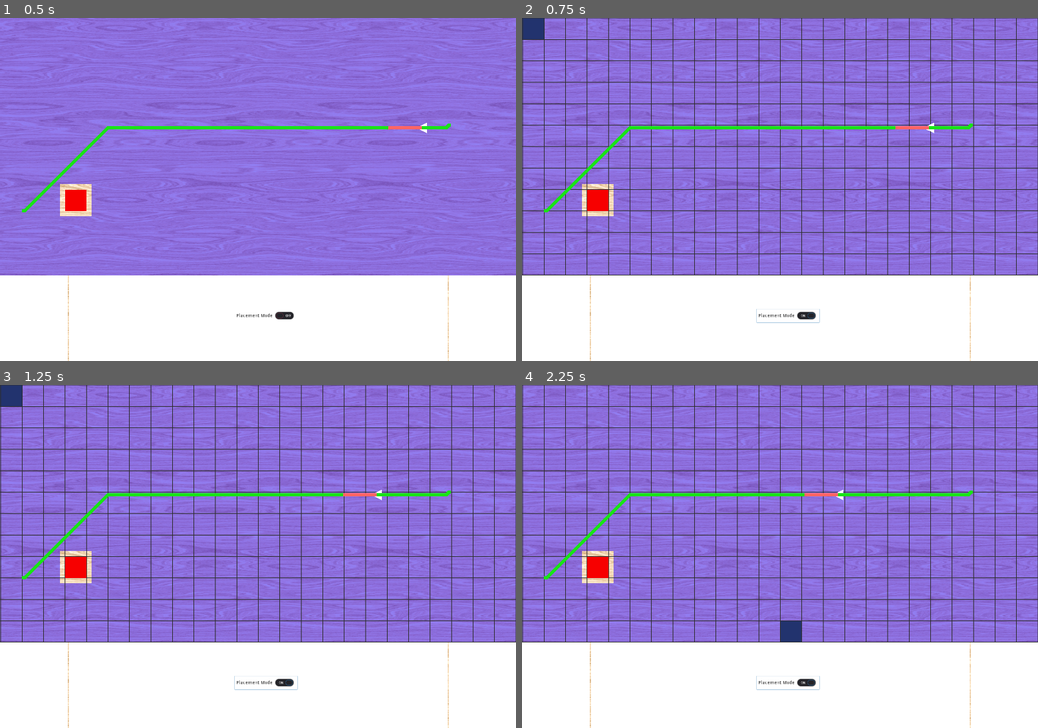
Above: before the commit, frames 1-4 (two rows, left to right).
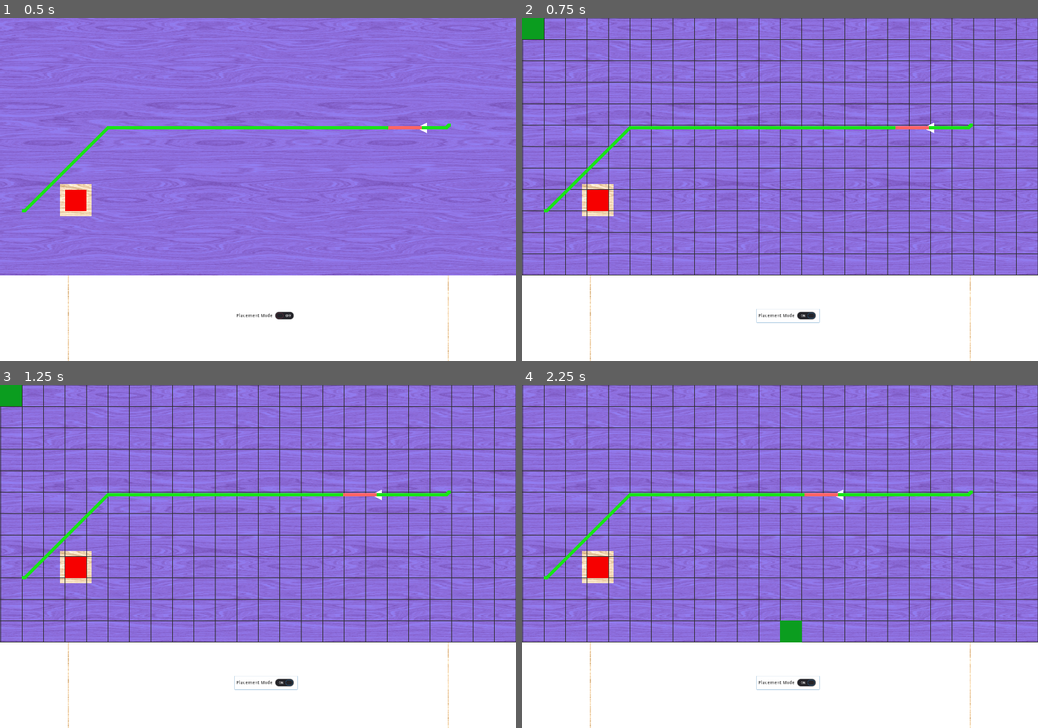
Above: after the commit, the same moments.

Repository: CSMA-Technology/chelydra
Game: Godot game, scene res://levels/TemplateLevel.tscn
Two runs of this game, one before a commit and one after it. Both use one fixed random seed, a clock stepped at 60 frames per second and the inputs below. This scene is started directly instead of the project's main scene.
Inputs:
- Up to frame 1 (0.5 s): no input
- Up to frame 2 (0.75 s): click "Placement Mode" at 0.5 s
- Up to frame 3 (1.25 s): no input
- Up to frame 4 (2.25 s): click "Placement Mode" at 1.25 s; click "Placement Mode" at 2 s

Frame 1 is identical in both runs. In frame 2, 0.3% of the frame differs, in the area x 0-5%, y 0-7%; in frame 3, 0.3%; in frame 4, 0.3%, in the area x 50-55%, y 68-76%.

Commit message:
feat(enemy-spawns): added enemy spawns

Diff:
--- /dev/null
+++ b/Enemies/EnemySpawns.tscn
@@ -0,0 +1,44 @@
+[gd_scene load_steps=5 format=2]
+
+[ext_resource path="res://levels/EnemySpawns.gd" type="Script" id=1]
+[ext_resource path="res://assets/GFX/grid/red-outline.png" type="Texture" id=2]
+
+[sub_resource type="ConvexPolygonShape2D" id=2]
+points = PoolVector2Array( 0, 0, 64, 0, 64, 64, 0, 64 )
+
+[sub_resource type="TileSet" id=1]
+0/name = "enemy-spawn1"
+0/texture = ExtResource( 2 )
+0/tex_offset = Vector2( 0, 0 )
+0/modulate = Color( 1, 1, 1, 1 )
+0/region = Rect2( 0, 0, 64, 64 )
+0/tile_mode = 0
+0/occluder_offset = Vector2( 0, 0 )
+0/navigation_offset = Vector2( 0, 0 )
+0/shape_offset = Vector2( 0, 0 )
+0/shape_transform = Transform2D( 1, 0, 0, 1, 0, 0 )
+0/shape = SubResource( 2 )
+0/shape_one_way = false
+0/shape_one_way_margin = 1.0
+0/shapes = [ {
+"autotile_coord": Vector2( 0, 0 ),
+"one_way": false,
+"one_way_margin": 1.0,
+"shape": SubResource( 2 ),
+"shape_transform": Transform2D( 1, 0, 0, 1, 0, 0 )
+} ]
+0/z_index = 0
+
+[node name="EnemySpawns" type="TileMap"]
+z_index = 1
+tile_set = SubResource( 1 )
+collision_layer = 4
+collision_mask = 0
+format = 1
+tile_data = PoolIntArray( 131095, 0, 0, 196631, 0, 0, 262167, 0, 0, 327703, 0, 0, 393239, 0, 0, 458775, 0, 0, 524311, 0, 0, 589847, 0, 0 )
+script = ExtResource( 1 )
+
+[node name="SpawnTimer" type="Timer" parent="."]
+one_shot = true
+
+[connection signal="timeout" from="SpawnTimer" to="." method="_on_SpawnTimer_timeout"]
--- /dev/null
+++ b/Temporary_Scenes/Spawns.tscn
@@ -0,0 +1,16 @@
+[gd_scene load_steps=3 format=2]
+
+[ext_resource path="res://levels/TemplateLevel.tscn" type="PackedScene" id=1]
+[ext_resource path="res://Enemies/EnemySpawns.tscn" type="PackedScene" id=2]
+
+[node name="Spawns" instance=ExtResource( 1 )]
+
+[node name="Navigation" parent="." index="1"]
+visible = false
+
+[node name="EnemySpawns" parent="." index="2" instance=ExtResource( 2 )]
+
+[node name="TemplateEnemy" parent="Enemies" index="0"]
+position = Vector2( 1504, 416 )
+
+[connection signal="spawn_enemy" from="EnemySpawns" to="." method="spawn_enemy"]
--- /dev/null
+++ b/levels/EnemySpawns.gd
@@ -0,0 +1,31 @@
+extends TileMap
+
+export var spawn_interval = 5
+export var plus_minus = 1
+export var is_spawning = true setget handle_is_spawning
+
+signal spawn_enemy(position)
+
+func _ready():
+	if is_spawning:
+		spawn()
+	maybe_start_timer()
+
+func handle_is_spawning(val):
+	is_spawning = val
+	maybe_start_timer()
+
+func maybe_start_timer():
+	if is_spawning:
+		$SpawnTimer.start(spawn_interval + ((randf() * plus_minus) - plus_minus))
+
+func _on_SpawnTimer_timeout():
+	spawn()
+	maybe_start_timer()
+
+func spawn():
+	if is_spawning:
+		var cells = get_used_cells()
+		var random_cell = cells[randi() % cells.size()]
+		var center_point = (random_cell * cell_size) + Vector2(cell_size.x/2, cell_size.y/2)
+		emit_signal("spawn_enemy", center_point)
--- a/levels/TemplateLevel.gd
+++ b/levels/TemplateLevel.gd
@@ -1,6 +1,7 @@
 extends Node2D
 
 var TowerPlacement = preload("res://levels/TowerPlacement.tscn")
+var enemy = preload("res://Enemies/TemplateEnemy.tscn")
 var is_grid_on = false
 export var placement_mode = false
 
@@ -18,3 +19,10 @@
 	new_tower.position = position
 	$Towers.add_child(new_tower)
 	$Navigation.update_nav_area()
+
+
+func spawn_enemy(position):
+	var new_enemy = enemy.instance()
+	new_enemy.position = position
+	new_enemy.debug_mode = true
+	$Enemies.add_child(new_enemy)
--- a/levels/TowerPlacement.gd
+++ b/levels/TowerPlacement.gd
@@ -1,10 +1,19 @@
 extends Node2D
 
-onready var tower = $TemplateTower
+onready var tower = $TowerPlaceholder
 var tower_scene = preload("res://Towers/TemplateTower.tscn")
 var cell_size = 64
 
+const GREEN = "0c9e20"
+const RED = "f1270c"
+
 signal place_tower(position, tower)
+
+func _process(delta):
+	if is_placement_valid():
+		$TowerPlaceholder/ColorRect.color = GREEN
+	else:
+		$TowerPlaceholder/ColorRect.color = RED
 
 func _input(event):
 	if (visible):
@@ -15,8 +24,11 @@
 			var placement_area = $TileMap.get_used_rect()
 			print_debug("placement area: ", placement_area.position, " to ", placement_area.end)
 			print_debug("placement point: ", event.position/cell_size)
-			if (placement_area.has_point(event.position/cell_size)):
+			if (placement_area.has_point(event.position/cell_size) && is_placement_valid()):
 				emit_signal("place_tower", calculate_snap_position(event.position)*cell_size, tower_scene)
 
 func calculate_snap_position(actual_position):
 	return Vector2(clamp(int(actual_position.x/cell_size), 0, 23), clamp(int(actual_position.y/cell_size), 0, 11))
+
+func is_placement_valid():
+	return tower.get_overlapping_areas().size() == 0 && tower.get_overlapping_bodies().size() == 0
--- a/levels/TowerPlacement.tscn
+++ b/levels/TowerPlacement.tscn
@@ -1,7 +1,6 @@
 [gd_scene load_steps=5 format=2]
 
 [ext_resource path="res://levels/TowerPlacement.gd" type="Script" id=1]
-[ext_resource path="res://Towers/TemplateTower.tscn" type="PackedScene" id=2]
 [ext_resource path="res://assets/GFX/grid/pixil-frame-0.png" type="Texture" id=3]
 
 [sub_resource type="TileSet" id=1]
@@ -20,12 +19,25 @@
 0/shapes = [  ]
 0/z_index = 0
 
+[sub_resource type="RectangleShape2D" id=2]
+extents = Vector2( 31, 31 )
+
 [node name="TowerPlacement" type="Node2D" groups=["tower_placement"]]
 script = ExtResource( 1 )
-
-[node name="TemplateTower" parent="." instance=ExtResource( 2 )]
 
 [node name="TileMap" type="TileMap" parent="."]
 tile_set = SubResource( 1 )
 format = 1
 tile_data = PoolIntArray( 0, 0, 0, 1, 0, 0, 2, 0, 0, 3, 0, 0, 4, 0, 0, 5, 0, 0, 6, 0, 0, 7, 0, 0, 8, 0, 0, 9, 0, 0, 10, …(3809 unchanged characters)…
+
+[node name="TowerPlaceholder" type="Area2D" parent="."]
+collision_mask = 7
+
+[node name="CollisionShape2D" type="CollisionShape2D" parent="TowerPlaceholder"]
+position = Vector2( 32, 32 )
+shape = SubResource( 2 )
+
+[node name="ColorRect" type="ColorRect" parent="TowerPlaceholder"]
+margin_right = 64.0
+margin_bottom = 64.0
+color = Color( 0.945098, 0.152941, 0.0470588, 1 )
Binary file added: assets/GFX/grid/red-outline.png
Not shown, added: assets/GFX/grid/red-outline.png.import
